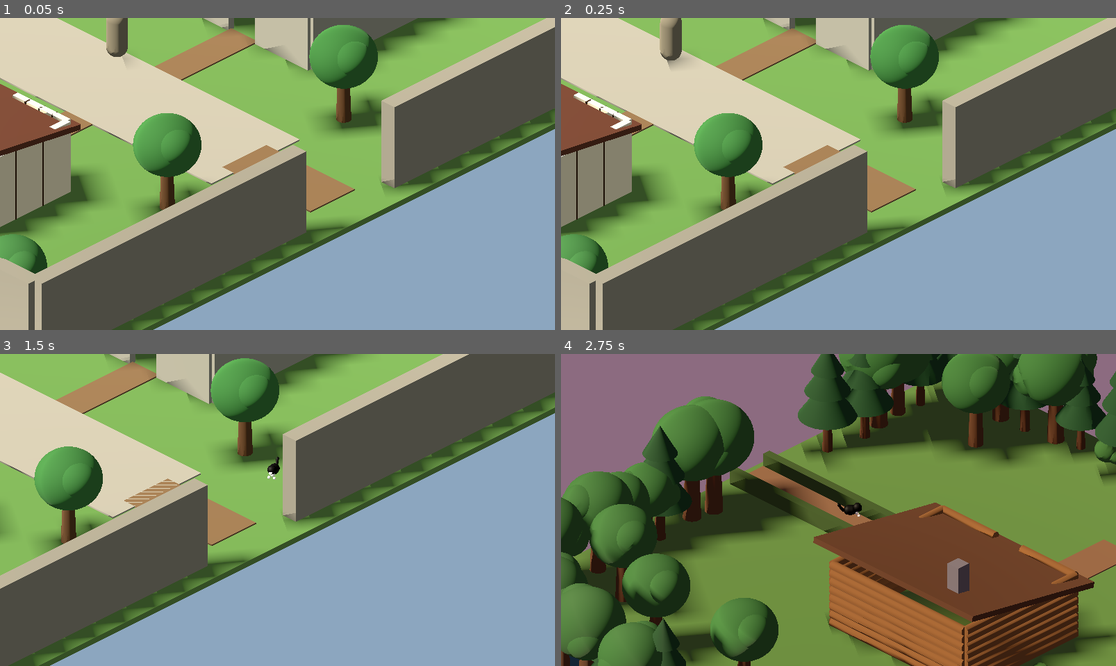
Above: before the commit, frames 1-4 (two rows, left to right).
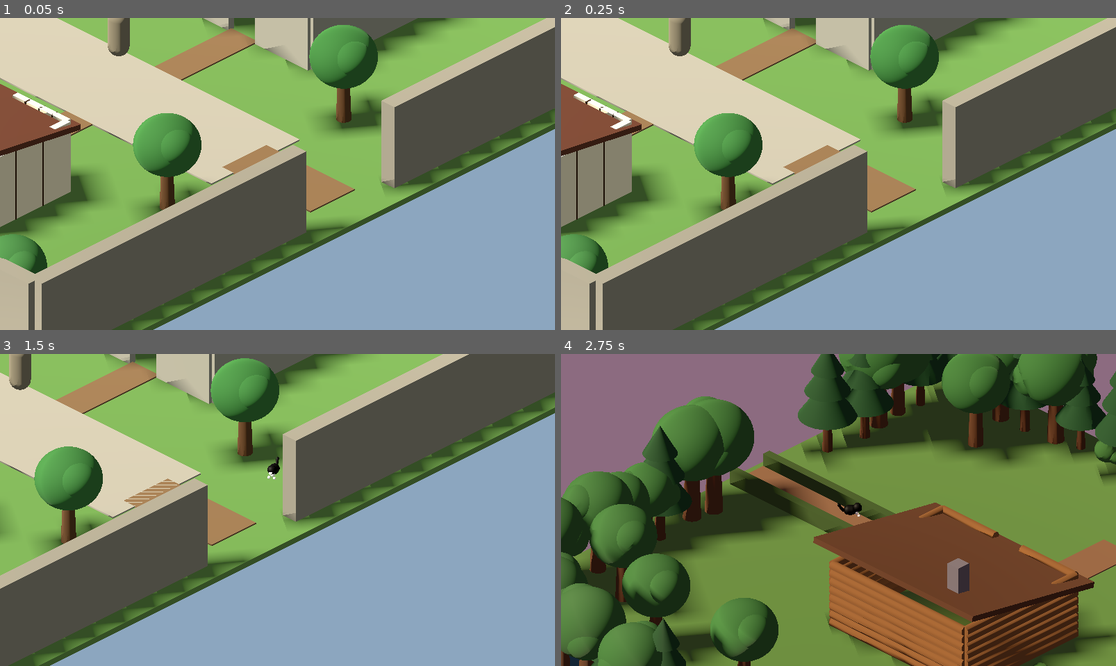
Above: after the commit, the same moments.

Repository: Mufgusnut/the-hollow
Game: Godot game, scene res://scenes/main/Village.tscn
Two runs of this game, one before a commit and one after it. Both use one fixed random seed, a clock stepped at 60 frames per second and the inputs below. This scene is started directly instead of the project's main scene.
Inputs (mouse positions are in pixels of both pictures, inside the frame that each line leads up to):
- Up to frame 1 (0.05 s): no input
- Up to frame 2 (0.25 s): no input
- Up to frame 3 (1.5 s): tap Enter at 0.5 s; move the mouse to (399, 494) at 0.52 s; hold D (move_right) 0.53-1.25 s; hold F (cast_spell) 0.53-1.25 s; click (399, 494) at 0.67 s; tap Space (jump) at 0.77 s; drag from (166, 525) to (249, 572) at 1.27 s
- Up to frame 4 (2.75 s): move the mouse to (894, 441) at 2.02 s; hold D (move_right) from 2.03 s (still down); hold E (interact) from 2.03 s (still down)

The runs differ from the first frame. In frame 1, 0.1% of the frame differs, in the area x 19-24%, y 0-15%; in frame 2, 0.7%, in the area x 17-24%, y 0-17%; in frame 3, 0.4%; in frame 4, nothing differs.

Commit message:
Make patrol villagers wander and chat instead of walking a fixed line
Reinterprets the existing point_a/point_b scene values as wander
bounds instead of fixed patrol endpoints, so Village.tscn needed no
edits. Villagers now pick random destinations, pause briefly on
arrival, and sometimes stop to face and "chat" with another villager
who happens to be nearby — no more memorizable back-and-forth route
during the stealth errand.

Diff:
--- a/scripts/npc/PatrolVillager.gd
+++ b/scripts/npc/PatrolVillager.gd
@@ -1,7 +1,10 @@
 extends CharacterBody3D
 class_name PatrolVillager
-## A townsfolk NPC that walks back and forth between two points across
-## the village square. Catching the familiar ends the potion errand
+## A townsfolk NPC that wanders randomly near its home spot on the
+## village square — no fixed back-and-forth line, so there's no route
+## to memorize during the stealth errand. Occasionally pauses to look
+## around, and sometimes stops to "chat" when it happens to end up
+## near another villager. Catching the familiar ends the potion errand
 ## (see GameOverManager.gd) two different ways:
 ##  - NoticeZone (wide) fires for species that read as conspicuous at
 ##    range — Crow, Snake — unless the familiar is currently hidden in
@@ -12,16 +15,42 @@
 ## Outside the errand this is inert: trigger_game_over() no-ops unless
 ## GameState.quest_stage == "potion_assigned".
 
+## point_a/point_b are kept as the two authored scene values rather
+## than adding new exported fields — reinterpreted as the wander
+## line's home center and Z bounds instead of fixed patrol endpoints,
+## so the three instances already placed in Village.tscn need no edits.
 @export var point_a: Vector3
 @export var point_b: Vector3
 @export var move_speed: float = 1.6
+## How far in X the villager will wander from its home spot. Generous —
+## there's open street either side — but Z stays within point_a/b's
+## original range: that already sits right at the edge of buildings'
+## roof geometry occluding NPCs from the fixed isometric camera (see
+## the Mira placement fix), so wandering further toward the buildings
+## risks the same near-invisible NPC problem.
+@export var wander_x_range: float = 4.0
+@export var arrive_distance: float = 0.25
+@export var pause_min_sec: float = 1.0
+@export var pause_max_sec: float = 2.5
+@export var chat_min_sec: float = 2.0
+@export var chat_max_sec: float = 4.0
+@export var chat_trigger_radius: float = 3.5
+@export var chat_chance: float = 0.5
 ## Species this villager never notices from a distance — only a direct
 ## touch (TouchZone) catches them. Matches Cat/Rat's low suspicion
 ## baseline from the GDD.
 @export var stealthy_species: Array[String] = ["Cat", "Rat"]
 
-var _going_to_b: bool = true
+enum State { WANDER, PAUSE, CHAT }
+
+var _state: State = State.PAUSE
+var _state_timer: float = 0.0
+var _target: Vector3
+var _home: Vector3
+var _wander_z_min: float
+var _wander_z_max: float
 var _caught: bool = false
+var _rng := RandomNumberGenerator.new()
 
 @onready var _notice_zone: Area3D = $NoticeZone
 @onready var _touch_zone: Area3D = $TouchZone
@@ -30,16 +59,81 @@
 	_notice_zone.body_entered.connect(_on_notice_entered)
 	_touch_zone.body_entered.connect(_on_touch_entered)
 
-func _physics_process(_delta: float) -> void:
-	var target := point_b if _going_to_b else point_a
-	var to_target := target - global_position
+	_home = Vector3(point_a.x, global_position.y, (point_a.z + point_b.z) / 2.0)
+	_wander_z_min = min(point_a.z, point_b.z)
+	_wander_z_max = max(point_a.z, point_b.z)
+
+	_rng.randomize()
+	add_to_group("patrol_villagers")
+	_state_timer = _rng.randf_range(pause_min_sec, pause_max_sec)
+
+func _physics_process(delta: float) -> void:
+	match _state:
+		State.WANDER:
+			_process_wander()
+		State.PAUSE, State.CHAT:
+			_process_timer(delta)
+	move_and_slide()
+
+func _process_wander() -> void:
+	var to_target := _target - global_position
 	to_target.y = 0.0
-	if to_target.length() < 0.3:
-		_going_to_b = not _going_to_b
+	if to_target.length() < arrive_distance:
+		velocity = Vector3.ZERO
+		_check_for_chat_or_pause()
 		return
 	velocity = to_target.normalized() * move_speed
 	rotation.y = atan2(to_target.x, to_target.z)
-	move_and_slide()
+
+func _process_timer(delta: float) -> void:
+	velocity = Vector3.ZERO
+	_state_timer -= delta
+	if _state_timer <= 0.0:
+		_begin_wander()
+
+func _check_for_chat_or_pause() -> void:
+	var partner := _find_chat_partner()
+	if partner and _rng.randf() < chat_chance:
+		_start_chat(partner)
+	else:
+		_state = State.PAUSE
+		_state_timer = _rng.randf_range(pause_min_sec, pause_max_sec)
+
+## Only ever finds a partner that's itself free to chat (not already
+## mid-conversation with a third villager) — otherwise two could both
+## "start" a chat with a partner who immediately wanders off toward
+## someone else.
+func _find_chat_partner() -> PatrolVillager:
+	for node in get_tree().get_nodes_in_group("patrol_villagers"):
+		if node == self or not (node is PatrolVillager):
+			continue
+		var other := node as PatrolVillager
+		if other._state == State.CHAT:
+			continue
+		if global_position.distance_to(other.global_position) <= chat_trigger_radius:
+			return other
+	return null
+
+func _start_chat(partner: PatrolVillager) -> void:
+	var duration := _rng.randf_range(chat_min_sec, chat_max_sec)
+	_enter_chat(partner.global_position, duration)
+	partner._enter_chat(global_position, duration)
+
+func _enter_chat(look_at_pos: Vector3, duration: float) -> void:
+	_state = State.CHAT
+	_state_timer = duration
+	var to_partner := look_at_pos - global_position
+	to_partner.y = 0.0
+	if to_partner.length() > 0.01:
+		rotation.y = atan2(to_partner.x, to_partner.z)
+
+func _begin_wander() -> void:
+	_target = Vector3(
+		_home.x + _rng.randf_range(-wander_x_range, wander_x_range),
+		_home.y,
+		_rng.randf_range(_wander_z_min, _wander_z_max)
+	)
+	_state = State.WANDER
 
 func _on_notice_entered(body: Node3D) -> void:
 	if not (body is FamiliarController) or GameState.is_hidden:
